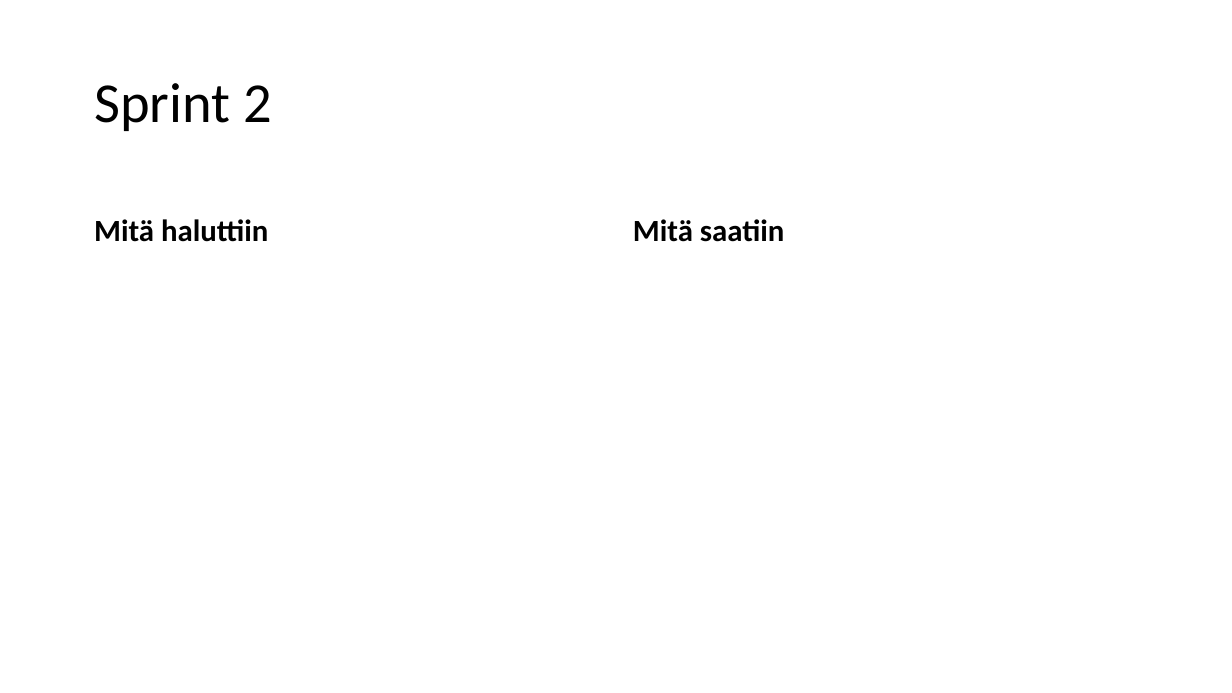
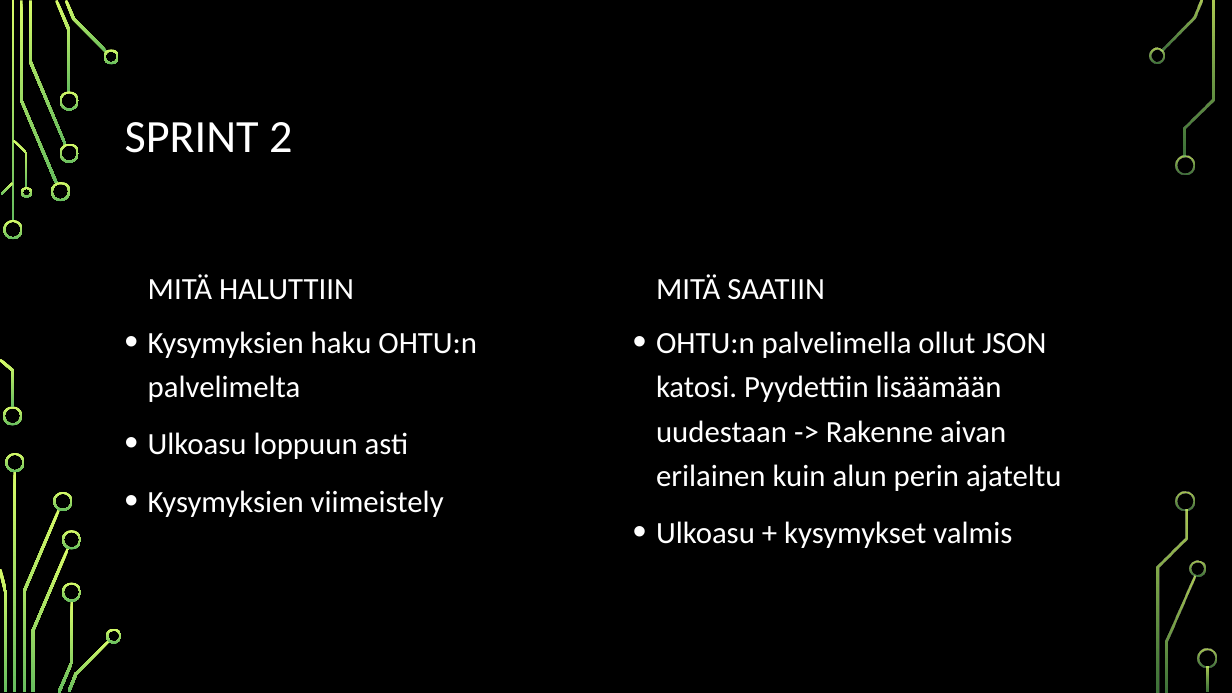
Before and after one commit to juliuspartanen/Reiska-1.1, a slide deck: slide 3 of PP-reiskat.pptx. Drawn at 1232x693 pixels with LibreOffice and Linux fonts; fonts in the diff are those of the drawing; background and template pictures are left out. Boxes give left, top, right and bottom in pixels: in the first picture for what was removed or moved away, otherwise in the second. Text is boxed around its words. In the diff, an @@ line names an element or a change of style, - is before the commit and + after.

```diff
--- a/PP-reiskat.pptx
+++ b/PP-reiskat.pptx
@@ background #FFFFFF to picture (left out) @@
@@ title at bbox=[125, 122, 292, 153]: text changed; size 44 to 36 pt; text colour #000000 to #FFFFFF @@
-Sprint 2
+SPRINT 2
@@ text at bbox=[148, 274, 354, 300]: text changed; text colour #000000 to #FFFFFF; bold off @@
-Mitä haluttiin
+MITÄ HALUTTIIN
@@ text at bbox=[656, 274, 825, 300]: text changed; text colour #000000 to #FFFFFF; bold off @@
-Mitä saatiin
+MITÄ SAATIIN
@@ text added at bbox=[148, 331, 477, 517], 24 pt, text #FFFFFF @@
+• Kysymyksien haku OHTU:n palvelimelta
+• Ulkoasu loppuun asti
+• Kysymyksien viimeistely
@@ text added at bbox=[656, 331, 1061, 548], 24 pt, text #FFFFFF @@
+• OHTU:n palvelimella ollut JSON katosi. Pyydettiin lisäämään uudestaan -> Rakenne aivan erilainen kuin alun perin ajateltu
+• Ulkoasu + kysymykset valmis
@@ group added at bbox=[0, 0, 1217, 693]: 33 freeform shapes, 3 rectangles @@
```
Also in this commit, not shown: 7 other slides changed, 1 slide added.
